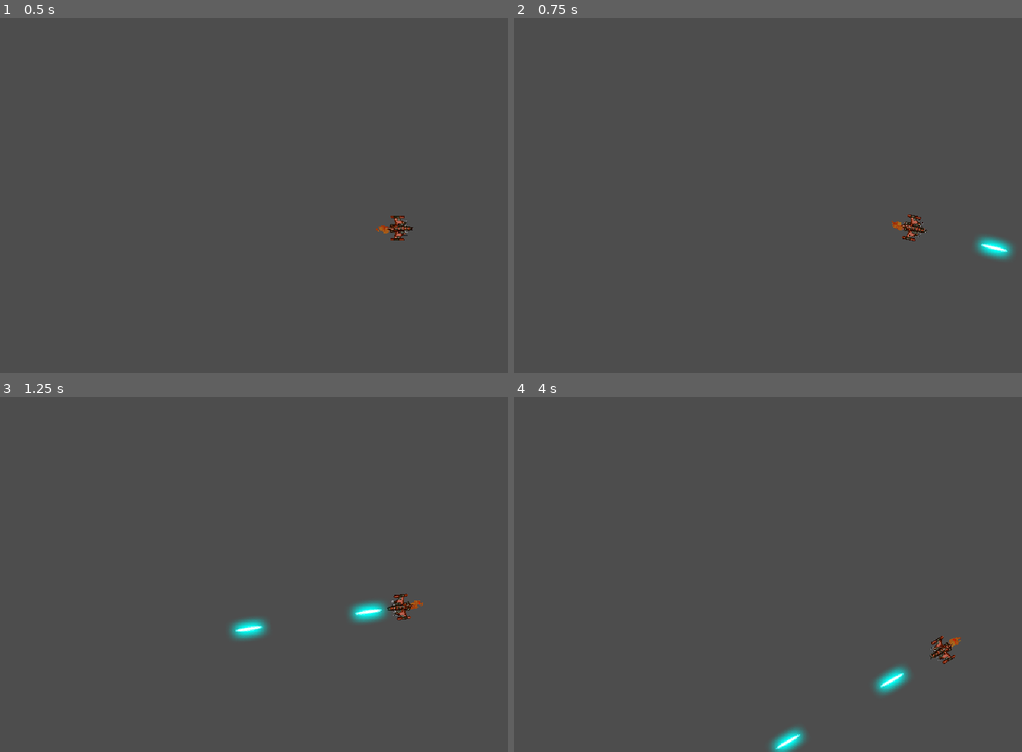
Above: before the commit, frames 1-4 (two rows, left to right).
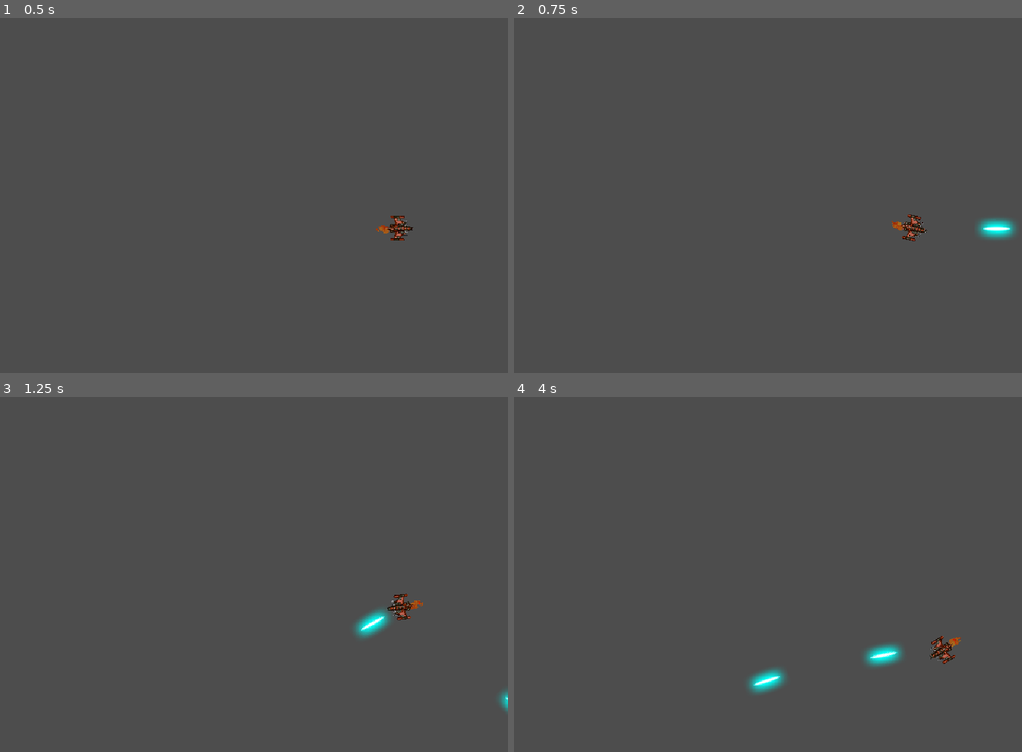
Above: after the commit, the same moments.

Repository: FrancisToastedBuns/Practice-Games
Game: Godot game, scene res://main.tscn
The game is run twice, just before and just after one commit, with the same random seed, the same clock (stepped at 60 frames per second) and the same inputs.
Inputs:
- Up to frame 1 (0.5 s): no input
- Up to frame 2 (0.75 s): tap Enter at 0.5 s; hold D (rotate_right) from 0.53 s (still down); hold Space (shoot) from 0.53 s (still down)
- Up to frame 3 (1.25 s): keep holding D (rotate_right); keep holding Space (shoot)
- Up to frame 4 (4 s): release D (rotate_right) at 1.28 s; release Space (shoot) at 1.28 s; hold A (rotate_left) 1.28-2.03 s; tap Space (shoot) at 1.35, 2.85 s; hold D (rotate_right) 2.03-2.78 s; hold Space (shoot) 2.03-2.78 s; hold W (thrust) 2.78-3.53 s; hold A (rotate_left) from 3.53 s (still down); hold Space (shoot) from 3.53 s (still down)

Frame 1 is identical in both runs. In frame 2, 0.7% of the frame differs, in the area x 90-99%, y 56-69%; in frame 3, 1.0%; in frame 4, 1.4%, in the area x 46-78%, y 69-100%.

Commit message:
fixed bullet transformation

Diff:
--- a/space_rocks/assets/player/bullets/bullets.gd
+++ b/space_rocks/assets/player/bullets/bullets.gd
@@ -18,3 +18,6 @@
 func _on_area_entered(area: Area2D) -> void:
 	if area.is_in_group("enemy"):
 		area.queue_free()
+
+func start(_transform):
+	transform = _transform
--- a/space_rocks/assets/player/player.gd
+++ b/space_rocks/assets/player/player.gd
@@ -29,9 +29,8 @@
 			can_shoot = true
 func shoot():
 	var b = Bullet.instantiate()
-	add_child(b)
-	b.transform = $Muzzle.transform
-
+	get_tree().root.add_child(b)
+	b.start($Muzzle.global_transform)
 func _integrate_forces(physics_state):
 	if reset_pos:
 		physics_state.transform.origin = screensize / 2
